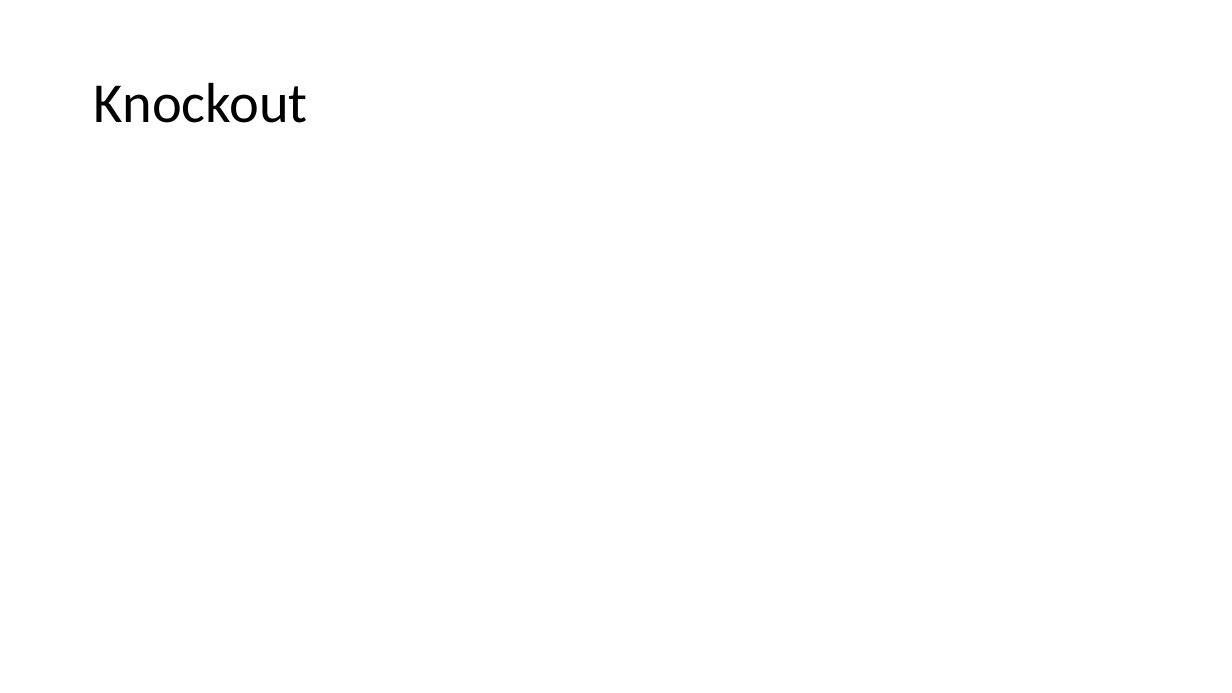
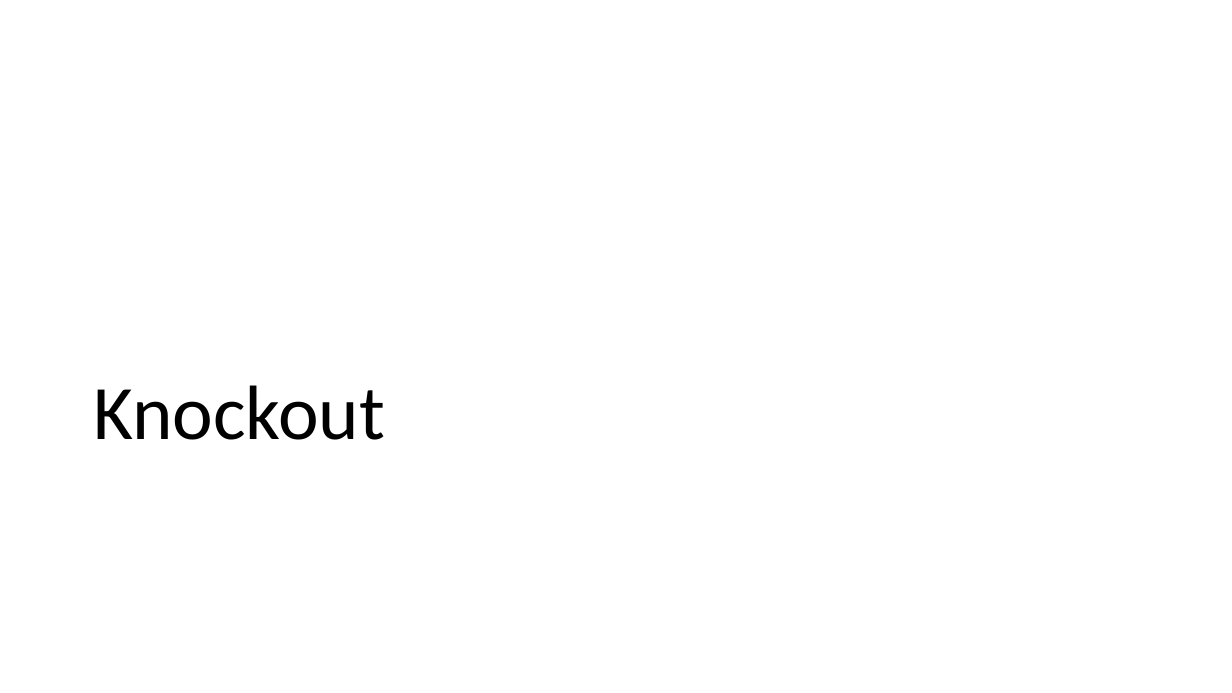
Before and after one commit to petermorlion/DurandalDemo, a slide deck: slide 11 of Durandal T4T.pptx. Drawn at 1232x693 pixels with LibreOffice and Linux fonts; fonts in the diff are those of the drawing; background and template pictures are left out. Boxes give left, top, right and bottom in pixels: in the first picture for what was removed or moved away, otherwise in the second. Text is boxed around its words. In the diff, an @@ line names an element or a change of style, - is before the commit and + after.

```diff
--- a/Durandal T4T.pptx
+++ b/Durandal T4T.pptx
@@ title "Knockout" moved from (x1=94, y1=82, x2=308, y2=123) to (x1=93, y1=385, x2=384, y2=440) @@
@@ title "Knockout" at (x1=93, y1=385, x2=384, y2=440): size 44 to 60 pt; vertical alignment middle to bottom @@
```
Also in this commit, not shown: 2 other slides changed, 4 slides added, 1 slide removed, 6 other files.
